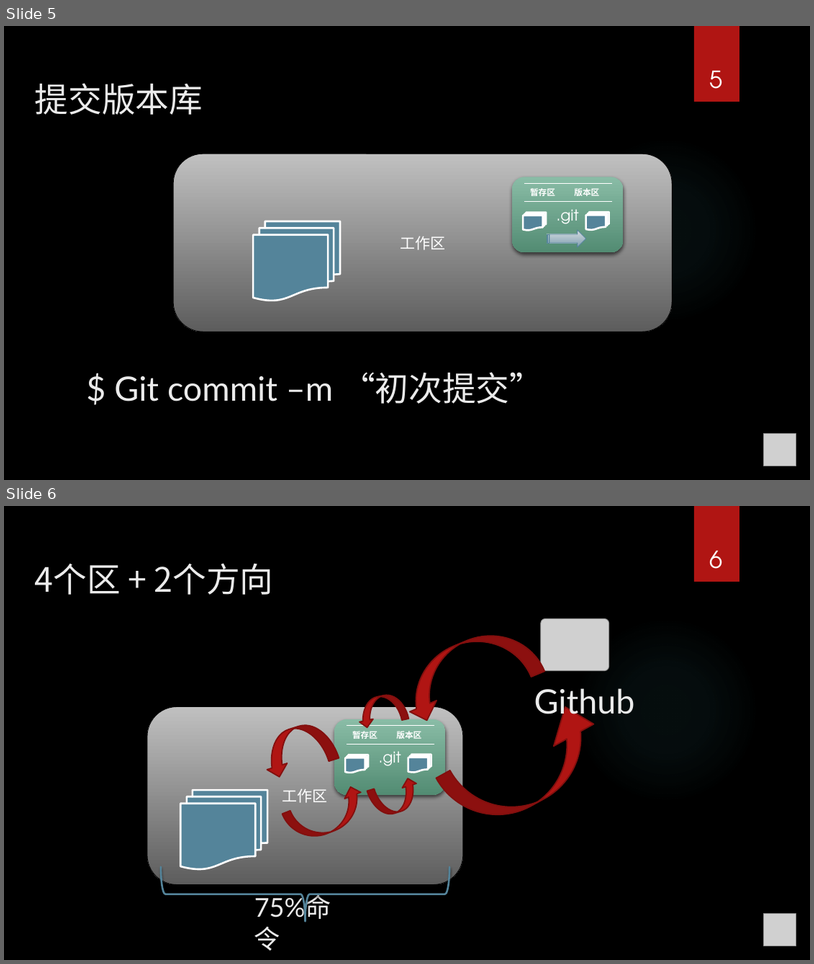
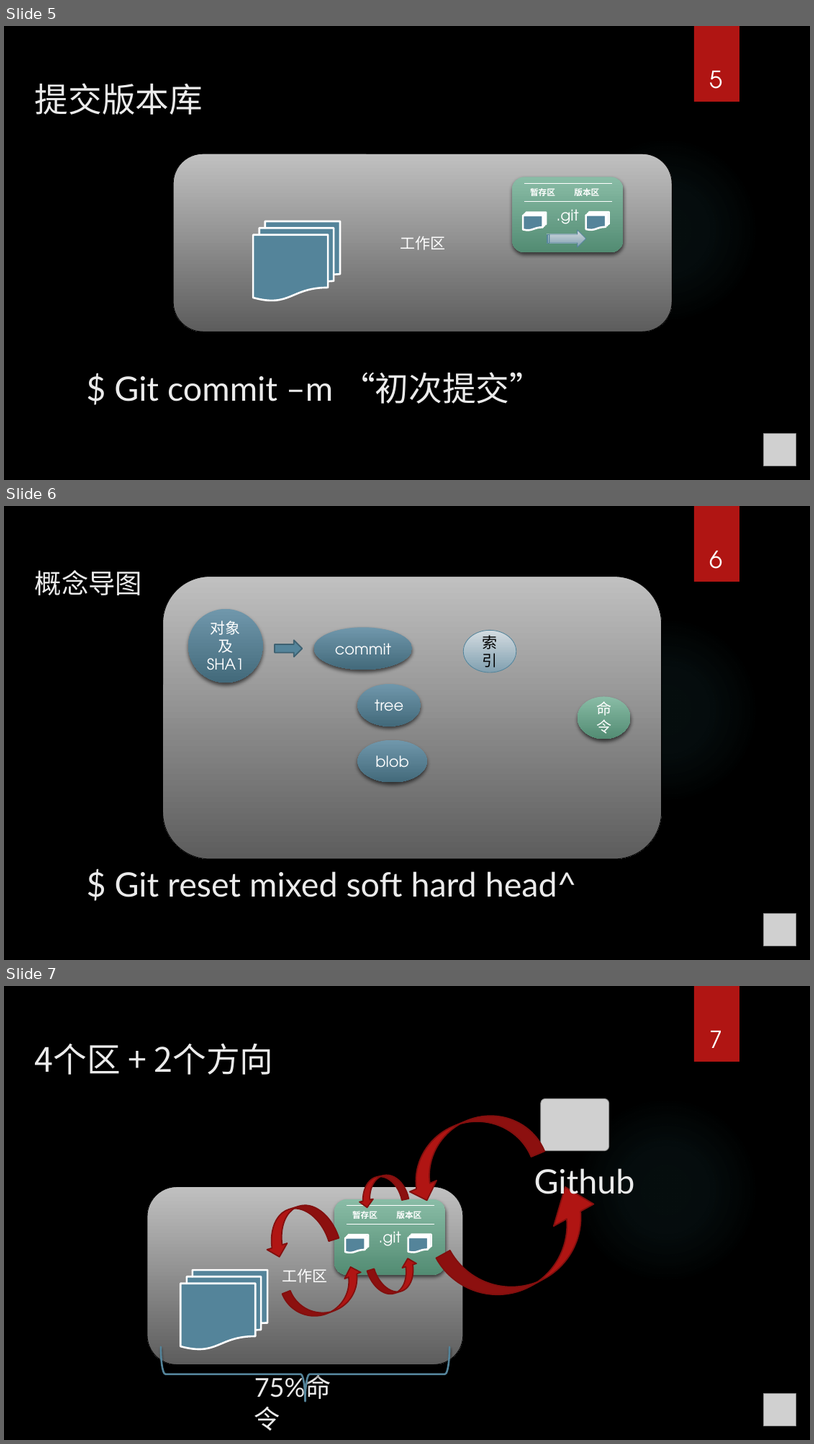
Before and after one commit to seafitliu/about, a slide deck: 有关git/git那些事.pptx. Shown one above the other, each under a label of ours: slides 5 and 6 before the commit, slides 5, 6 and 7 after it. The pictures are 814x964 and 814x1444 pixels, drawn with LibreOffice and Linux fonts; fonts in the diff are those of the drawing; grey boxes stand for pictures; background and template pictures are left out. Boxes give left, top, right and bottom in pixels: in the first picture for what was removed or moved away, otherwise in the second. Text is boxed around its words. In the diff, an @@ line names an element or a change of style, - is before the commit and + after.

```diff
--- a/有关git/git那些事.pptx
+++ b/有关git/git那些事.pptx
@@ slide 6 added at [4, 506, 810, 960], background picture (left out); not listed: 2 template elements that a slide beside it also shows @@
@@ title added at [35, 570, 142, 595], 32 pt, text #EBEBEB @@
+概念导图
@@ page number added at [710, 551, 723, 569], 28 pt, text #FFFFFF @@
+6
@@ rounded rectangle added at [163, 576, 662, 859], fill gradient #C1C1C1 to #5E5E5E, outline #000000 0.75 pt @@
@@ ellipse added at [188, 609, 263, 682], fill gradient #7198AB to #436A7C, 18 pt, text #FFFFFF @@
+对象及SHA1
@@ ellipse added at [314, 627, 412, 669], fill gradient #7198AB to #436A7C, 18 pt, text #FFFFFF @@
+commit
@@ ellipse added at [464, 630, 517, 672], fill gradient #D5DDE2 to #81A0B0, outline #54849A 0.75 pt, 18 pt, text #000000 @@
+索引
@@ right arrow added at [275, 641, 303, 656], fill #54849A, outline #3E6272 1.5 pt @@
@@ ellipse added at [358, 684, 421, 726], fill gradient #7198AB to #436A7C, 18 pt, text #FFFFFF @@
+tree
@@ ellipse added at [578, 697, 631, 739], fill gradient #89BDA7 to #538C74, 18 pt, text #FFFFFF @@
+命令
@@ ellipse added at [358, 740, 427, 782], fill gradient #7198AB to #436A7C, 18 pt, text #FFFFFF @@
+blob
@@ text added at [115, 871, 577, 897], 40 pt, text #EBEBEB @@
+$ Git reset mixed soft hard head^
@@ picture added at [764, 913, 796, 945] @@
@@ what was slide 6 is now slide 7 @@
@@ page number at [710, 1031, 723, 1048]: text changed @@
-6
+7
```
Also in this commit, not shown: 2 slides changed, 1 other file.
